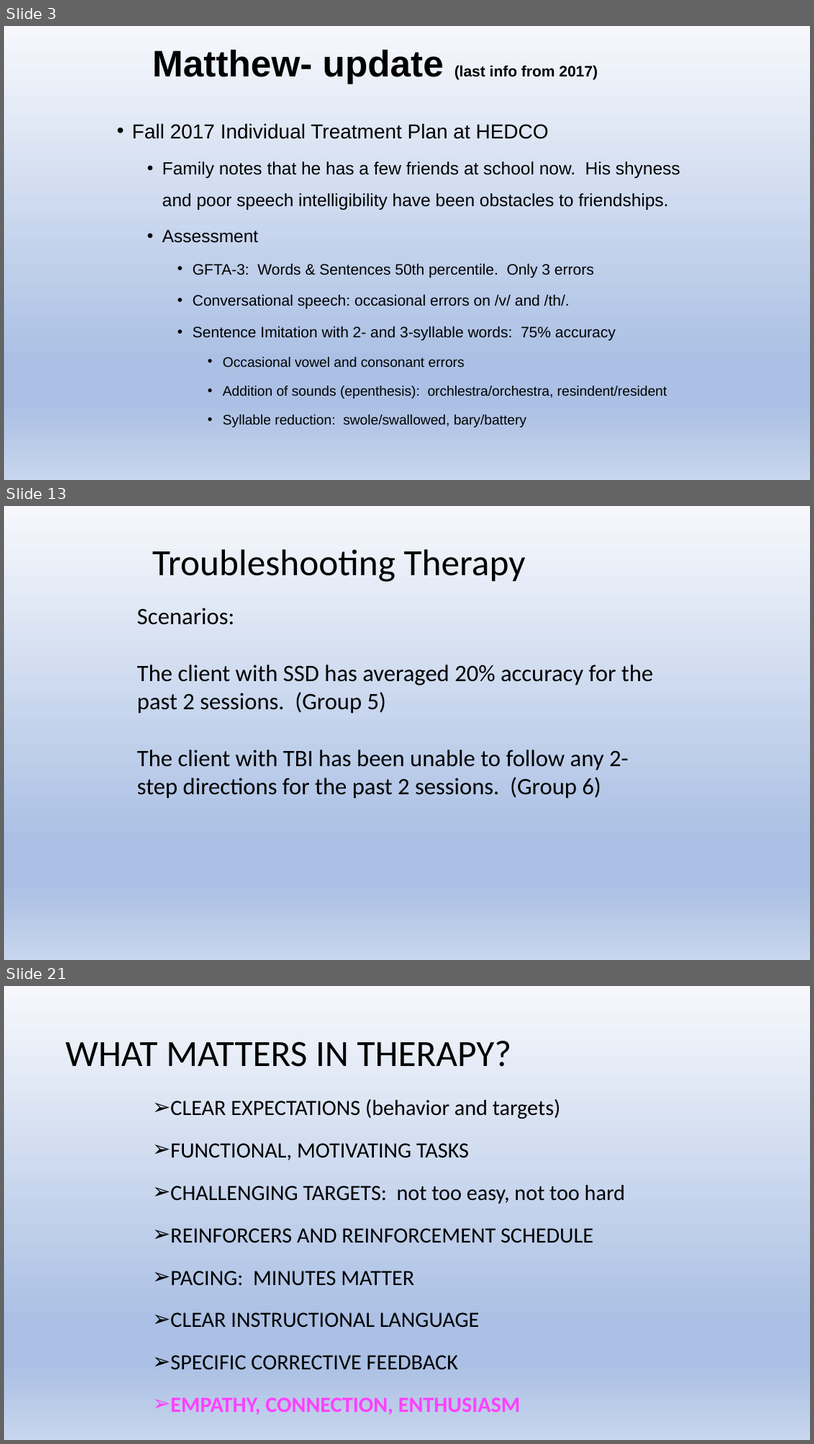
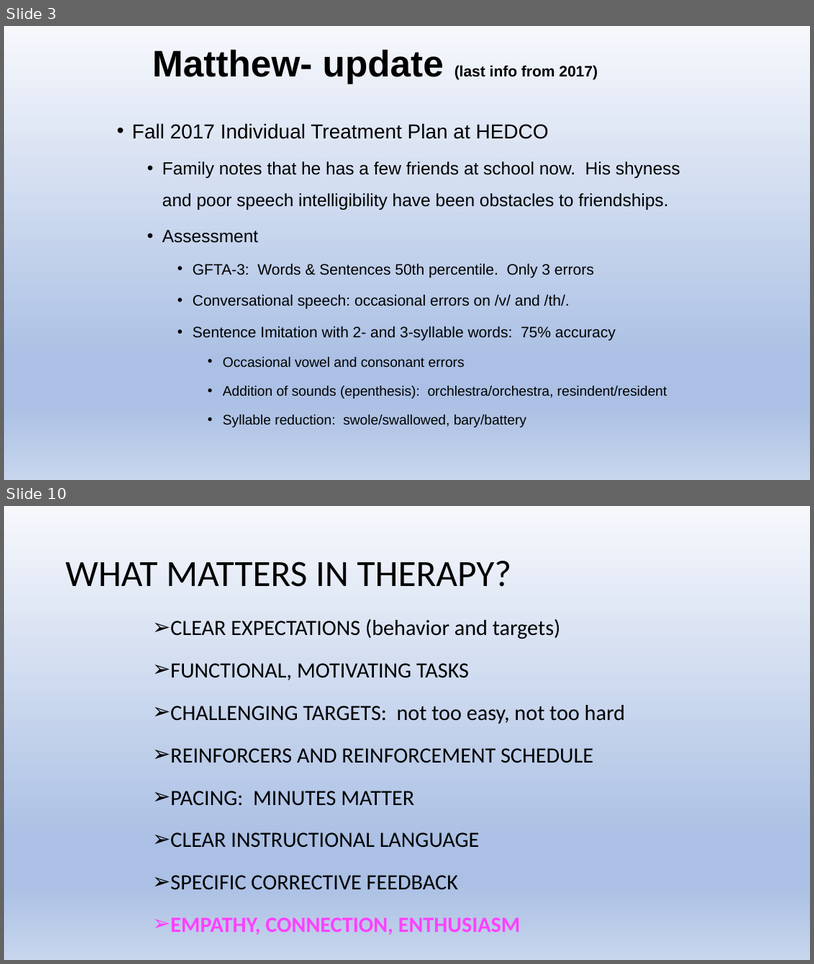
Before and after one commit to Jim-Wright90/cds431_sp22, a slide deck: slides/cds431_week10.pptx. Shown one above the other, each under a label of ours: slides 3, 13 and 21 before the commit, slides 3 and 10 after it; the slides between them are not shown. The pictures are 814x1444 and 814x964 pixels, drawn with LibreOffice and Linux fonts; fonts in the diff are those of the drawing. Boxes give left, top, right and bottom in pixels: in the first picture for what was removed or moved away, otherwise in the second. Text is boxed around its words. In the diff, an @@ line names an element or a change of style, - is before the commit and + after.

```diff
--- a/slides/cds431_week10.pptx
+++ b/slides/cds431_week10.pptx
@@ slide 13 removed at box(4, 506, 810, 960), background gradient #F6F8FC to #ABC0E4 to #C7D5ED @@
@@ title removed at box(152, 549, 526, 582) @@
-Troubleshooting Therapy
@@ text removed at box(137, 608, 653, 798) @@
-Scenarios:
-The client with SSD has averaged 20% accuracy for the past 2 sessions. (Group 5)
-The client with TBI has been unable to follow any 2-step directions for the past 2 sessions. (Group 6)
@@ what was slide 21 is now slide 10 @@
```
Also in this commit, not shown: 6 slides changed, 10 other slides removed, 2 other files.
